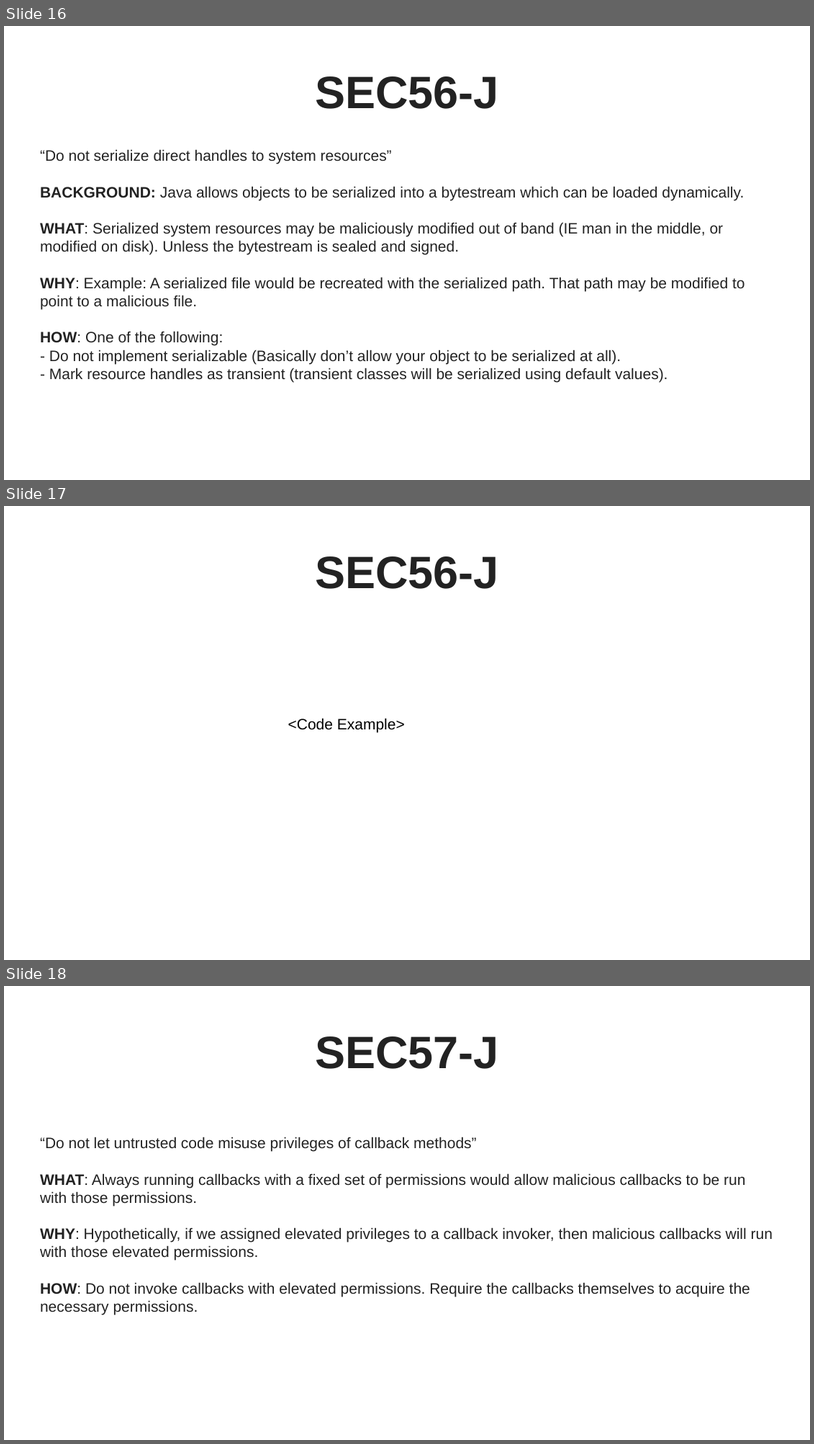
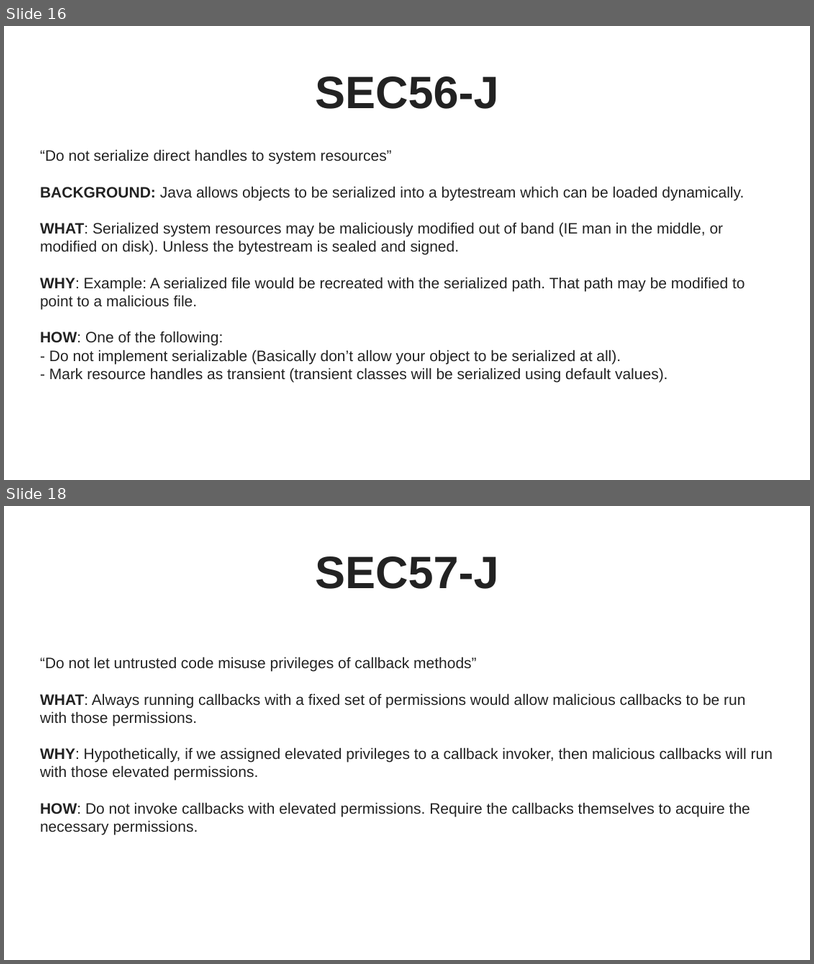
Before and after one commit to stevester94/CSC201_Project, a slide deck: Project2.pptx. Shown one above the other, each under a label of ours: slides 16, 17 and 18 before the commit, slides 16 and 18 after it; the slides between them are not shown. The pictures are 814x1444 and 814x964 pixels, drawn with LibreOffice and Linux fonts; fonts in the diff are those of the drawing. Boxes give left, top, right and bottom in pixels: in the first picture for what was removed or moved away, otherwise in the second. Text is boxed around its words. In the diff, an @@ line names an element or a change of style, - is before the commit and + after.

Commit message:
Add chart and code examples for SEC

```diff
--- a/Project2.pptx
+++ b/Project2.pptx
@@ slide 17 removed at (4,506,810,960), background #FFFFFF @@
@@ text removed at (315,556,499,589) @@
-SEC56-J
@@ text removed at (288,718,405,733) @@
-<Code Example>
```
Also in this commit, not shown: 4 slides changed, 3 slides added, 2 other slides removed.
